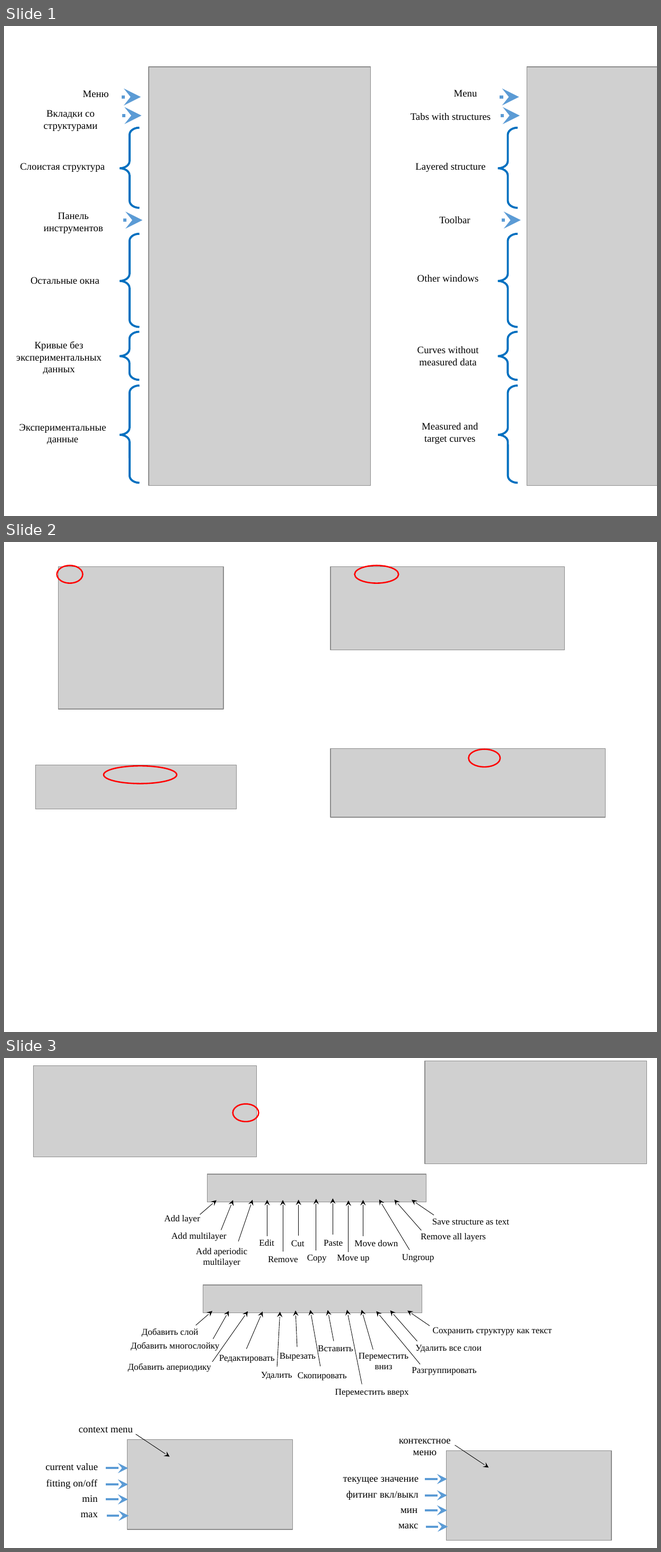
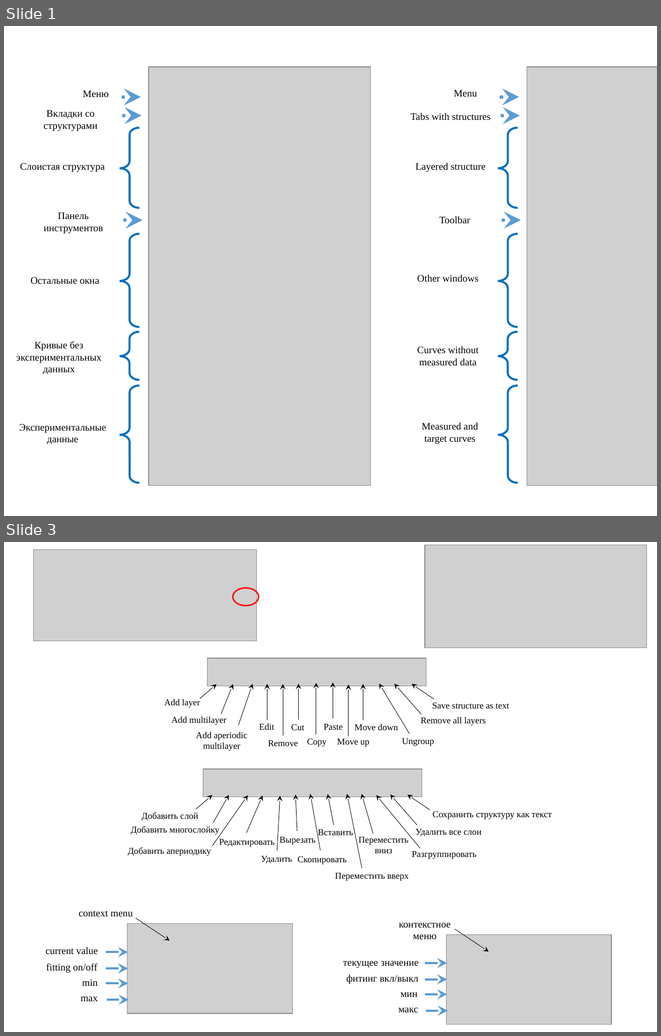
Before and after one commit to svech/Multifitting, a slide deck: manual/Pictures 2.0/Pictures 2.0.pptx. Shown one above the other, each under a label of ours: slides 1, 2 and 3 before the commit, slides 1 and 3 after it; the slides between them are not shown. The pictures are 661x1552 and 661x1036 pixels, drawn with LibreOffice and Linux fonts; fonts in the diff are those of the drawing; grey boxes stand for pictures. Boxes give left, top, right and bottom in pixels: in the first picture for what was removed or moved away, otherwise in the second. Text is boxed around its words. In the diff, an @@ line names an element or a change of style, - is before the commit and + after.

```diff
--- a/manual/Pictures 2.0/Pictures 2.0.pptx
+++ b/manual/Pictures 2.0/Pictures 2.0.pptx
@@ slide 2 removed at [4, 542, 657, 1032], background #FFFFFF @@
@@ ellipse removed at [57, 565, 83, 583] @@
@@ picture removed at [58, 567, 223, 709] @@
@@ picture removed at [330, 567, 564, 650] @@
@@ ellipse removed at [355, 565, 398, 583] @@
@@ picture removed at [330, 748, 606, 817] @@
@@ ellipse removed at [468, 749, 500, 767] @@
@@ picture removed at [35, 765, 236, 809] @@
@@ ellipse removed at [104, 766, 177, 784] @@
```
Also in this commit, not shown: 1 slide added, 2 other files.
